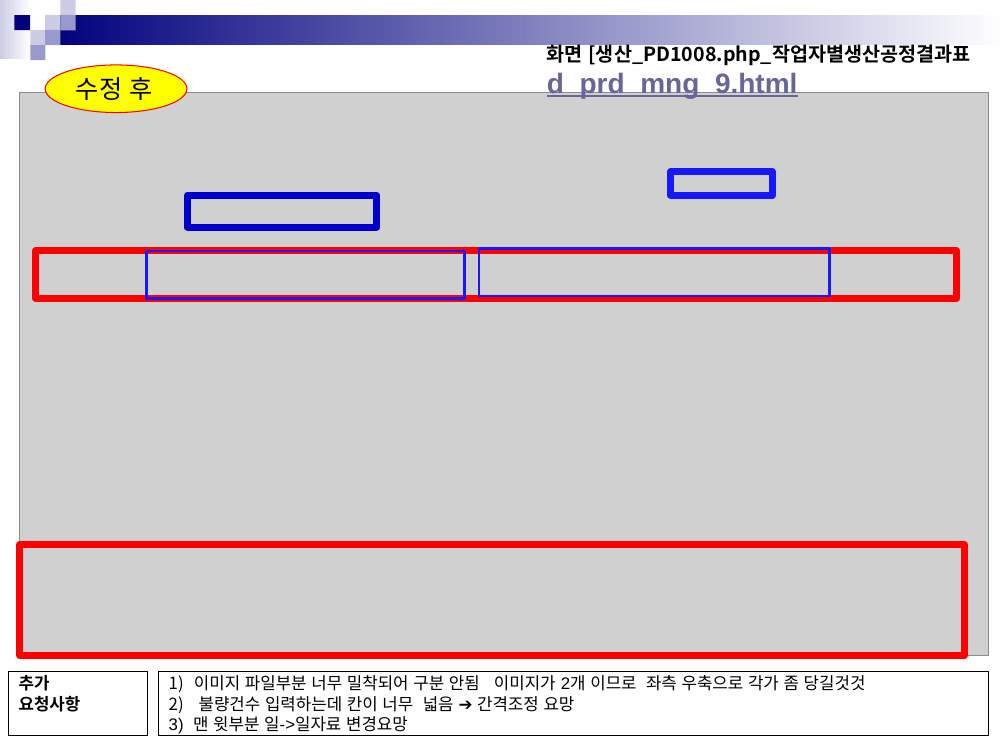
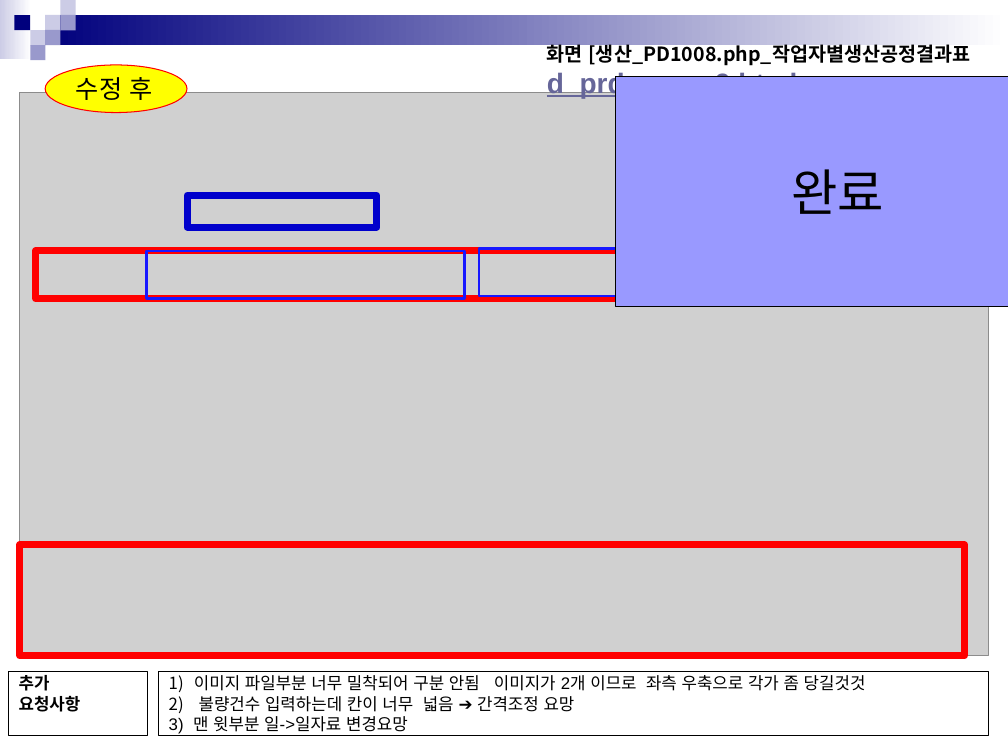
Before and after one commit to in-yong/sinsin_project, a slide deck: slide 17 of 공유문서/수정요청/최종수정요청_1220/수정화면점검_생산외주품질_20161219_최신.pptx. Drawn at 1008x756 pixels with LibreOffice and Linux fonts; fonts in the diff are those of the drawing; grey boxes stand for pictures. Boxes give left, top, right and bottom in pixels: in the first picture for what was removed or moved away, otherwise in the second. Text is boxed around its words. In the diff, an @@ line names an element or a change of style, - is before the commit and + after.

Commit message:
[김영은] d_prd_mng.9 수정완료

```diff
--- a/공유문서/수정요청/최종수정요청_1220/수정화면점검_생산외주품질_20161219_최신.pptx
+++ b/공유문서/수정요청/최종수정요청_1220/수정화면점검_생산외주품질_20161219_최신.pptx
@@ rectangle added at <box>615,77,1008,306</box>, fill #9999FF, outline #000000 0.75 pt, 36 pt, text #000000 @@
+완료
@@ rectangle removed at <box>670,171,772,196</box> @@
```
Also in this commit, not shown: 9 other files.
